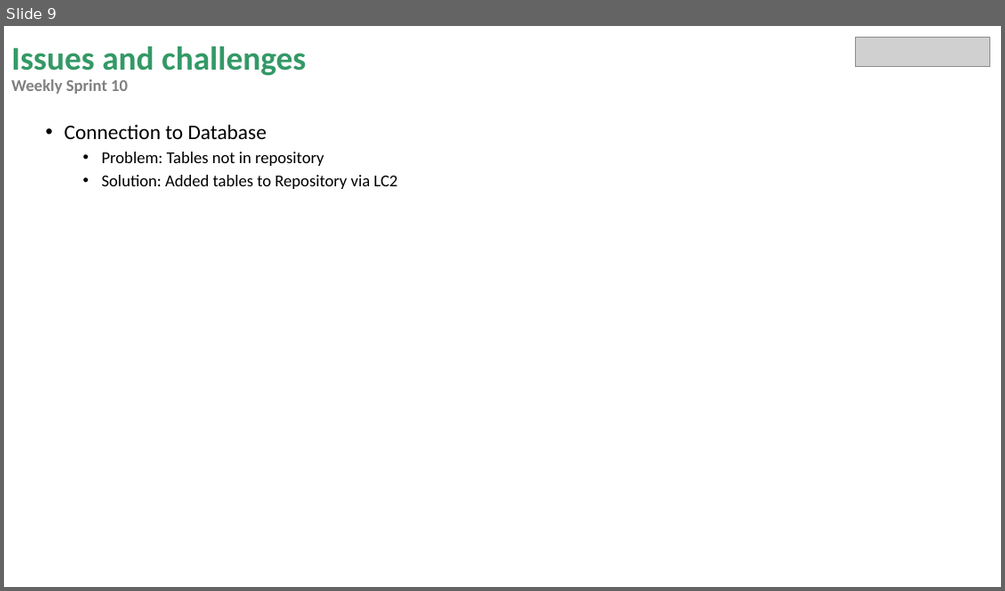
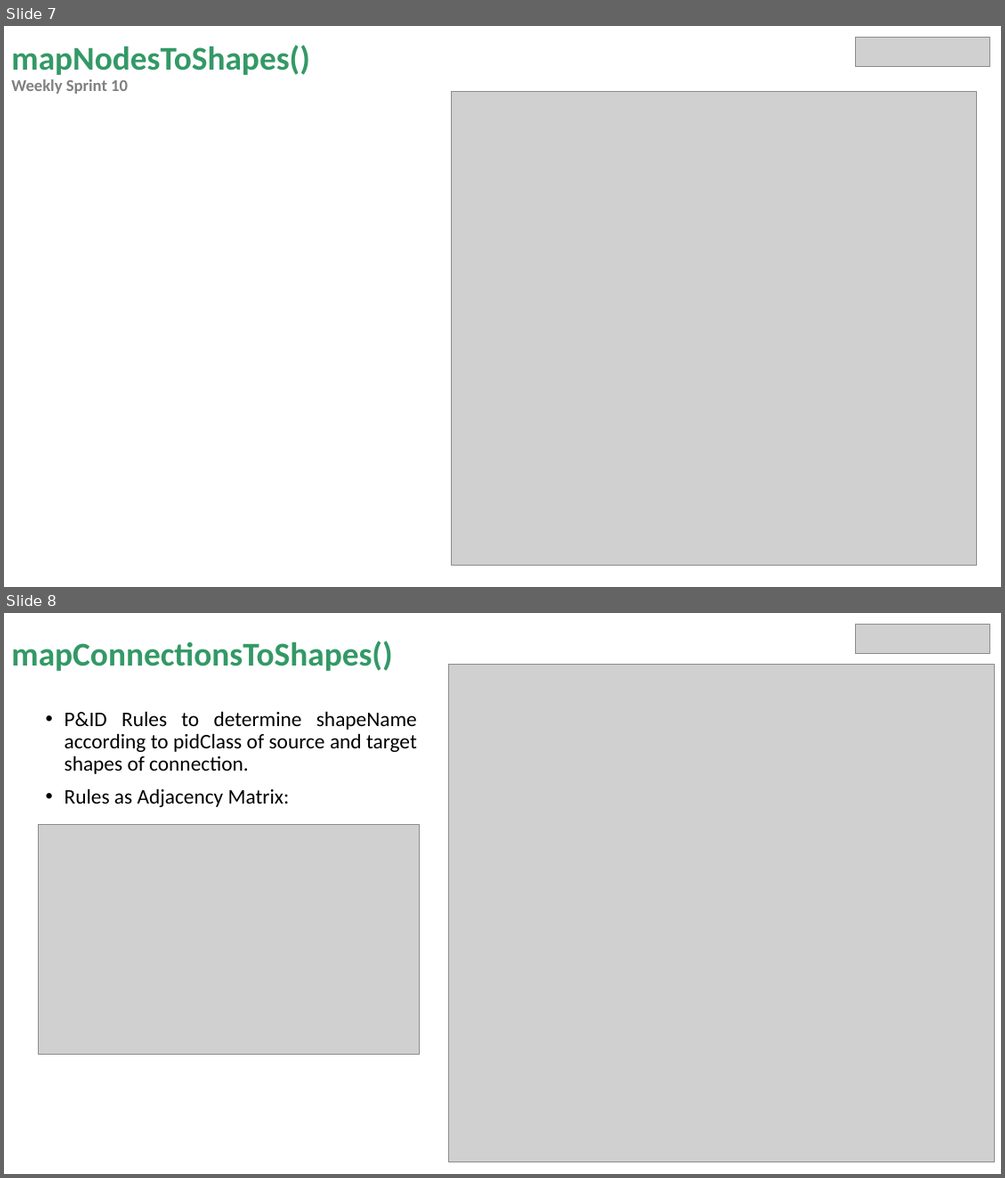
Before and after one commit to miguelrk/tum-mw-bachelorarbeit, a slide deck: 3 Entwicklungsphase/weekly_meeting_11.pptx. Shown one above the other, each under a label of ours: slide 9 before the commit, slides 7 and 8 after it. The pictures are 1005x591 and 1005x1178 pixels, drawn with LibreOffice and Linux fonts; fonts in the diff are those of the drawing; grey boxes stand for pictures. Boxes give left, top, right and bottom in pixels: in the first picture for what was removed or moved away, otherwise in the second. Text is boxed around its words. In the diff, an @@ line names an element or a change of style, - is before the commit and + after.

```diff
--- a/3 Entwicklungsphase/weekly_meeting_11.pptx
+++ b/3 Entwicklungsphase/weekly_meeting_11.pptx
@@ slide 8 added at (4, 613, 1001, 1174), background #FFFFFF @@
@@ picture added at (856, 625, 990, 653) @@
@@ title added at (11, 641, 392, 671), 32 pt, text #339966, bold @@
+mapConnectionsToShapes()
@@ picture added at (449, 664, 994, 1162) @@
@@ text added at (65, 711, 417, 807), 20 pt, text #000000 @@
+• P&ID Rules to determine shapeName according to pidClass of source and target shapes of connection.
+• Rules as Adjacency Matrix:
@@ picture added at (39, 824, 419, 1054) @@
@@ what was slide 9 is now slide 7 @@
@@ slide 7 changed as well @@
@@ title at (11, 45, 310, 94): text changed @@
-Issues and challenges
-Weekly Sprint 10
+mapNodesToShapes()
+Weekly Sprint 10
@@ picture added at (451, 92, 977, 565) @@
@@ text removed at (65, 124, 397, 189) @@
-• Connection to Database
-  • Problem: Tables not in repository
-  • Solution: Added tables to Repository via LC2
```
Also in this commit, not shown: 6 other slides changed, 2 other slides added, 4 slides removed, 8 other files.
